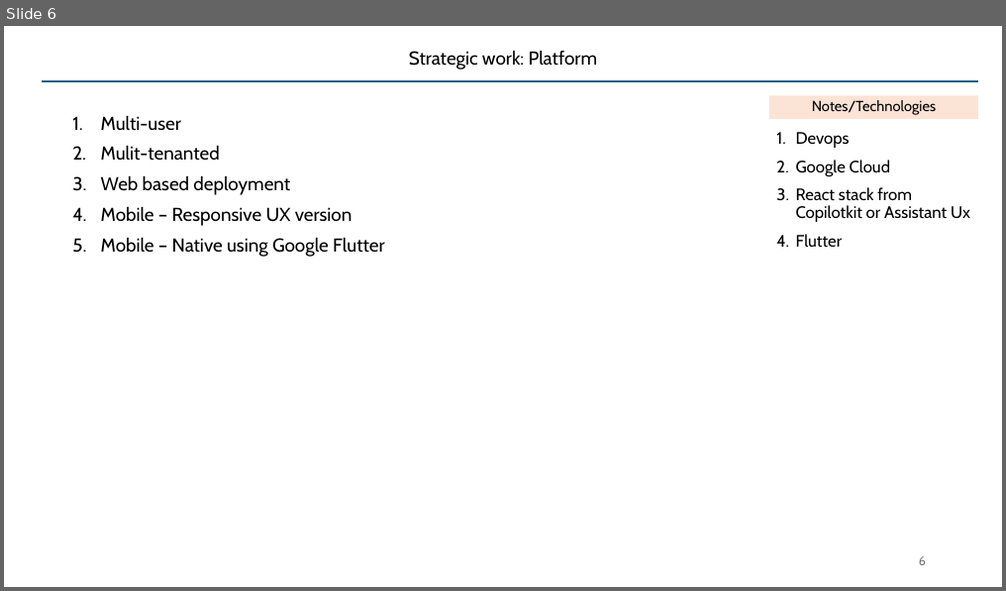
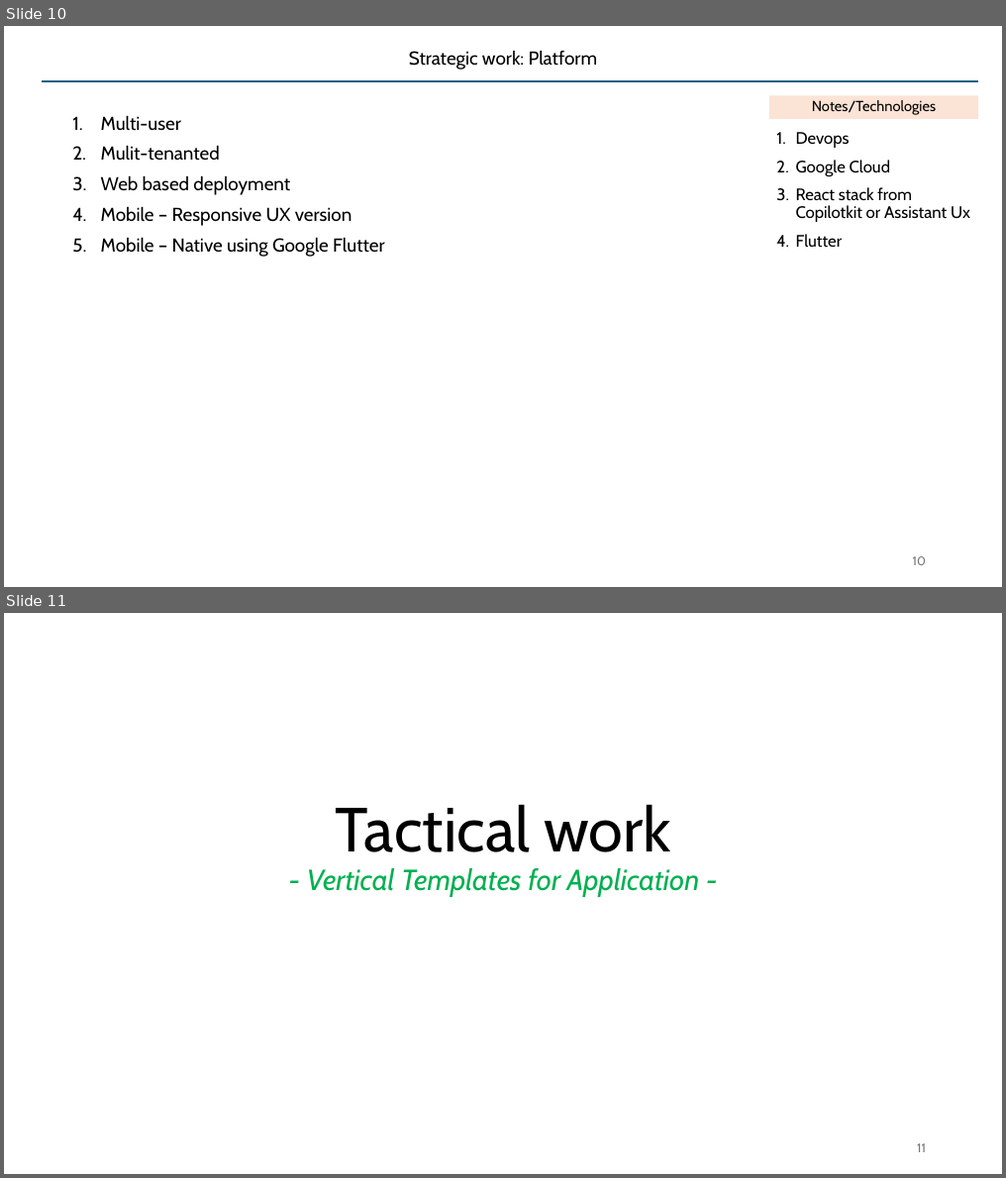
Before and after one commit to SatyaKomatineni/articles-repo, a slide deck: architecture/applied-genai-testbed.pptx. Shown one above the other, each under a label of ours: slide 6 before the commit, slides 10 and 11 after it. The pictures are 1006x591 and 1006x1178 pixels, drawn with LibreOffice and Linux fonts; fonts in the diff are those of the drawing. Boxes give left, top, right and bottom in pixels: in the first picture for what was removed or moved away, otherwise in the second. Text is boxed around its words. In the diff, an @@ line names an element or a change of style, - is before the commit and + after.

```diff
--- a/architecture/applied-genai-testbed.pptx
+++ b/architecture/applied-genai-testbed.pptx
@@ slide 11 added at [4,613,1002,1174], background #FFFFFF @@
@@ title added at [307,804,700,897], 28 pt, text #00B050, italic @@
+Tactical work
+- Vertical Templates for Application -
@@ page number added at [917,1144,926,1153], 12 pt, text #797979 @@
+11
@@ what was slide 6 is now slide 10 @@
@@ page number at [913,557,926,566]: text changed @@
-6
+10
```
Also in this commit, not shown: 3 slides changed, 13 other slides added.
